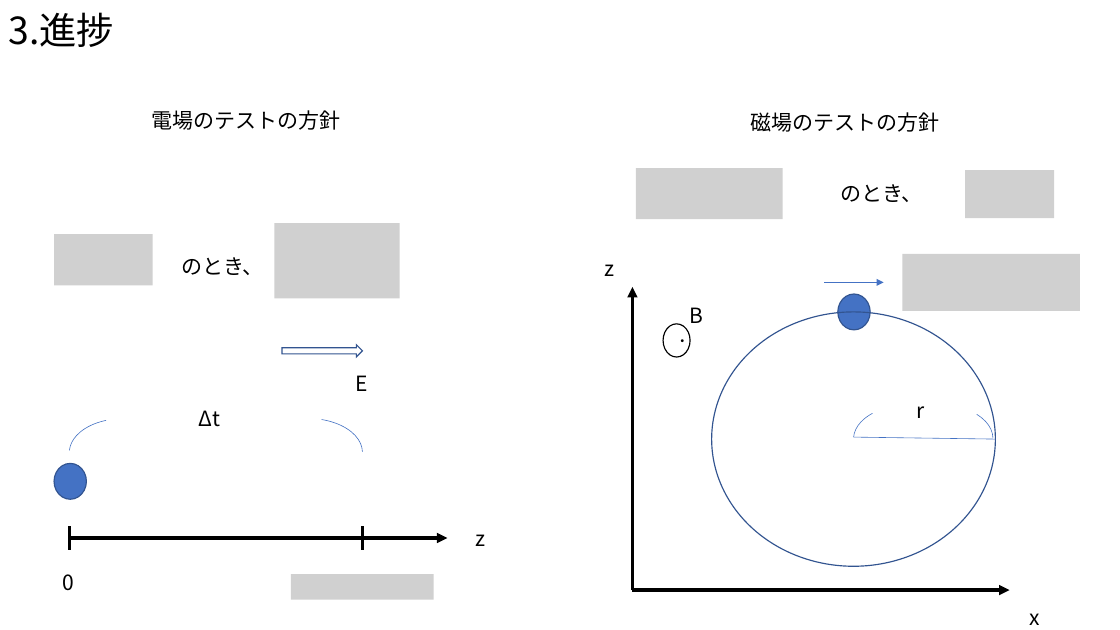
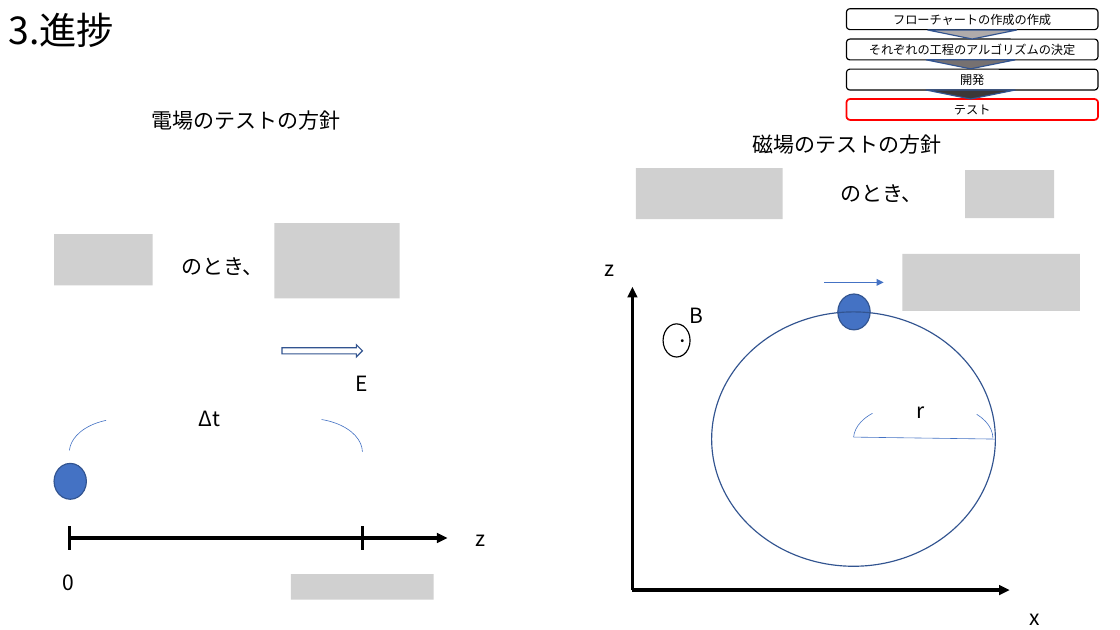
Before and after one commit to Takeuchi-yuya/Ksimulation, a slide deck: slide 10 of docs/中間発表.pptx (slide 11 before the commit). Drawn at 1120x630 pixels with LibreOffice and Linux fonts; fonts in the diff are those of the drawing; grey boxes stand for pictures. Boxes give left, top, right and bottom in pixels: in the first picture for what was removed or moved away, otherwise in the second. Text is boxed around its words. In the diff, an @@ line names an element or a change of style, - is before the commit and + after.

```diff
--- a/docs/中間発表.pptx
+++ b/docs/中間発表.pptx
@@ group added at (847,8,1098,120): 4 rounded rectangles, 3 down arrows @@
+フローチャートの作成の作成
+それぞれの工程のアルゴリズムの決定
+開発
+テスト
@@ text "磁場のテストの方針": place and size @@
-text "磁場のテストの方針" at (751,112,940,132)
+text "磁場のテストの方針" at (752,134,941,154)
```
Also in this commit, not shown: 9 other slides changed, 1 other file.
